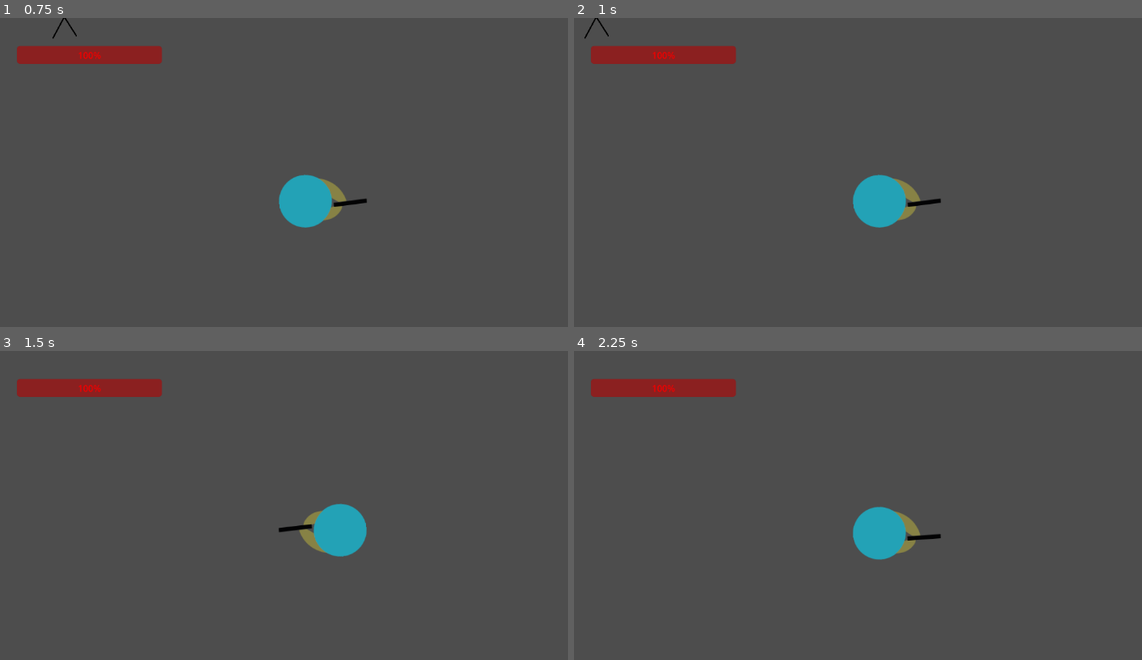
Above: before the commit, frames 1-4 (two rows, left to right).
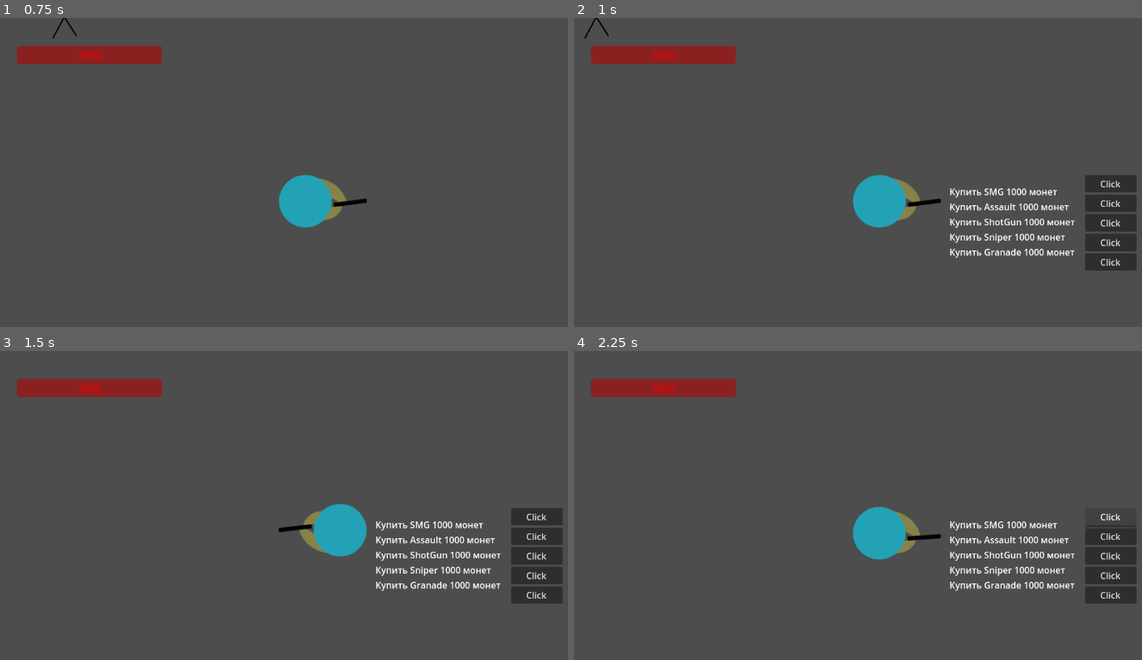
Above: after the commit, the same moments.

Repository: DanikShch/Game
Game: Godot game, scene res://Level/level.tscn
The game is run twice, just before and just after one commit, with the same random seed, the same clock (stepped at 60 frames per second) and the same inputs. The engine's default icon, where the game draws it, is replaced by a stand-in: a white triangle on a blue panel in a dark square.
Inputs (mouse positions are in pixels of both pictures, inside the frame that each line leads up to):
- Up to frame 1 (0.75 s): tap Enter at 0.5 s; move the mouse to (465, 181) at 0.52 s; press the mouse at (465, 181) at 0.53 s; hold D (right) from 0.53 s (still down)
- Up to frame 2 (1 s): keep holding D (right); tap Tab (Shop, bound only after the commit) at 0.77, 0.8 s
- Up to frame 3 (1.5 s): tap Tab (Shop, bound only after the commit) at 1.07, 1.35 s; move the mouse to (193, 548) at 1.27 s; release D (right) at 1.28 s; release the mouse at (193, 548) at 1.28 s; hold S (down) from 1.28 s (still down)
- Up to frame 4 (2.25 s): tap Tab (Shop, bound only after the commit) at 1.52, 1.82 s; click (767, 548) at 1.55 s; release S (down) at 2 s; click (1113, 517) at 2 s, where only the run after the commit has a clickable "Click"

Frame 1 is identical in both runs. In frame 2, 3.6% of the frame differs, in the area x 66-100%, y 50-82%; in frame 3, 3.6%; in frame 4, 3.2%.

Commit message:
Добавлен магазин для покупок (Tab)

Diff:
--- a/Gun/gun.gd
+++ b/Gun/gun.gd
@@ -19,7 +19,7 @@
 	guns["Shotgun"] = $Shotgun
 	guns["Sniper"] = $SniperRifle
 	guns["Grenade"] = $GrenadeLauncher
-	current_gun = "Sniper"
+	current_gun = "Pistol"
 	select_gun(current_gun)
 # Called every frame. 'delta' is the elapsed time since the previous frame.
 
--- a/Gun/hub_gun.gd
+++ b/Gun/hub_gun.gd
@@ -22,7 +22,7 @@
 		body = $Attack_area.get_overlapping_bodies()
 		for enemy in body:
 			if enemy.is_in_group("Enemy"):
-				print(enemy)
+			#	print(enemy)
 				var pos = enemy.get_global_position()
 				var angle = rad_to_deg(atan2(pos.y - global_position.y, pos.x - global_position.x))
 				$".".rotation_degrees = angle
--- a/Level/level.gd
+++ b/Level/level.gd
@@ -7,6 +7,7 @@
 var spawn_positions = []
 var spawn_delay = 5
 var ready_to_spawn = true
+var shop = false
 
 
 func _ready():
@@ -16,11 +17,16 @@
 	spawn_positions.append($SpawnPoint4.global_position)
 	#print_debug_values()
 	$hub/hub_gun.set_text($CanvasLayer/TextEdit)
+	$Shop.set_player($Player)
 
 
 func _process(delta):
 	if ready_to_spawn:
 		spawn()
+	if Input.is_action_just_released("Shop"):
+		print("Shop")
+		shop = !shop
+		$CanvasLayer/Shop_ui.visible = shop
 
 
 func spawn():
--- a/Level/level.tscn
+++ b/Level/level.tscn
@@ -1,8 +1,9 @@
-[gd_scene load_steps=7 format=3 uid="uid://cdr6m0mvlkowd"]
+[gd_scene load_steps=8 format=3 uid="uid://cdr6m0mvlkowd"]
 
 [ext_resource type="Script" path="res://Level/level.gd" id="1_211jd"]
 [ext_resource type="PackedScene" uid="uid://c74bp6ifb7uah" path="res://Player/player.tscn" id="1_j2dax"]
 [ext_resource type="PackedScene" uid="uid://50inqa1tguly" path="res://Level/hub.tscn" id="5_l75ey"]
+[ext_resource type="Script" path="res://shop/shop.gd" id="5_sgqod"]
 [ext_resource type="PackedScene" uid="uid://d35rjiq367h7c" path="res://UI/UI.tscn" id="5_t08mf"]
 
 [sub_resource type="Theme" id="Theme_podj0"]
@@ -37,17 +38,102 @@
 theme = SubResource("Theme_podj0")
 text = "Нажми \"E\" чтобы вкл/выкл"
 
+[node name="Shop_ui" type="Node2D" parent="CanvasLayer"]
+visible = false
+
+[node name="VBoxContainer" type="VBoxContainer" parent="CanvasLayer/Shop_ui"]
+offset_left = 912.0
+offset_top = 154.0
+offset_right = 1004.0
+offset_bottom = 580.0
+alignment = 1
+
+[node name="MenuButton" type="MenuButton" parent="CanvasLayer/Shop_ui/VBoxContainer"]
+layout_mode = 2
+toggle_mode = false
+keep_pressed_outside = true
+text = "Click"
+flat = false
+
+[node name="MenuButton2" type="MenuButton" parent="CanvasLayer/Shop_ui/VBoxContainer"]
+layout_mode = 2
+toggle_mode = false
+keep_pressed_outside = true
+text = "Click"
+flat = false
+
+[node name="MenuButton3" type="MenuButton" parent="CanvasLayer/Shop_ui/VBoxContainer"]
+layout_mode = 2
+toggle_mode = false
+keep_pressed_outside = true
+text = "Click"
+flat = false
+
+[node name="MenuButton4" type="MenuButton" parent="CanvasLayer/Shop_ui/VBoxContainer"]
+layout_mode = 2
+toggle_mode = false
+keep_pressed_outside = true
+text = "Click"
+flat = false
+
+[node name="MenuButton5" type="MenuButton" parent="CanvasLayer/Shop_ui/VBoxContainer"]
+layout_mode = 2
+toggle_mode = false
+keep_pressed_outside = true
+text = "Click"
+flat = false
+
+[node name="VBoxContainer2" type="VBoxContainer" parent="CanvasLayer/Shop_ui"]
+offset_left = 670.0
+offset_top = 299.0
+offset_right = 894.0
+offset_bottom = 519.0
+
+[node name="Label" type="Label" parent="CanvasLayer/Shop_ui/VBoxContainer2"]
+layout_mode = 2
+text = "Купить SMG 1000 монет"
+
+[node name="Label2" type="Label" parent="CanvasLayer/Shop_ui/VBoxContainer2"]
+layout_mode = 2
+text = "Купить Assault 1000 монет"
+
+[node name="Label3" type="Label" parent="CanvasLayer/Shop_ui/VBoxContainer2"]
+layout_mode = 2
+text = "Купить ShotGun 1000 монет"
+
+[node name="Label4" type="Label" parent="CanvasLayer/Shop_ui/VBoxContainer2"]
+layout_mode = 2
+text = "Купить Sniper 1000 монет"
+
+[node name="Label5" type="Label" parent="CanvasLayer/Shop_ui/VBoxContainer2"]
+layout_mode = 2
+text = "Купить Granade 1000 монет"
+
 [node name="SpawnPoint" type="Node2D" parent="."]
+visible = false
 position = Vector2(1151, -805)
 
 [node name="SpawnPoint2" type="Node2D" parent="."]
+visible = false
 position = Vector2(136, 324)
 
 [node name="SpawnPoint3" type="Node2D" parent="."]
+visible = false
 position = Vector2(1144, 1235)
 
 [node name="SpawnPoint4" type="Node2D" parent="."]
+visible = false
 position = Vector2(2303, 0)
 
 [node name="NavigationRegion2D" type="NavigationRegion2D" parent="."]
 navigation_polygon = SubResource("NavigationPolygon_4mgbx")
+
+[node name="Shop" type="Node2D" parent="."]
+visible = false
+script = ExtResource("5_sgqod")
+
+[connection signal="pressed" from="CanvasLayer/Shop_ui/VBoxContainer/MenuButton" to="Shop" method="_on_menu_button_pressed"]
+[connection signal="pressed" from="CanvasLayer/Shop_ui/VBoxContainer/MenuButton2" to="Shop" method="_on_menu_button_2_pressed"]
+[connection signal="pressed" from="CanvasLayer/Shop_ui/VBoxContainer/MenuButton3" to="Shop" method="_on_menu_button_3_pressed"]
+[connection signal="pressed" from="CanvasLayer/Shop_ui/VBoxContainer/MenuButton4" to="Shop" method="_on_menu_button_4_pressed"]
+[connection signal="pressed" from="CanvasLayer/Shop_ui/VBoxContainer/MenuButton5" to="Shop" method="_on_menu_button_5_pressed"]
--- a/Player/player.gd
+++ b/Player/player.gd
@@ -1,14 +1,23 @@
 extends CharacterBody2D
 
 const SPEED = 300.0
-var guns_type = ["Pistol","SMG","Assault","Shotgun","Sniper","Grenade"]
+var guns_type = ["Pistol"]
 var guns_num = 0
 var health = 20.0
 var max_health = 20.0
+var money = 5000
 
 func _ready():
 	$".".add_to_group("Player")
 
+
+
+func add_new_gun(gun):
+	for string in guns_type:
+		if string == gun:
+			return 0
+	guns_type.append(gun)
+	return 1
 
 func get_health():
 	return health
--- a/project.godot
+++ b/project.godot
@@ -65,6 +65,11 @@
 "events": [Object(InputEventKey,"resource_local_to_scene":false,"resource_name":"","device":-1,"window_id":0,"alt_pressed":false,"shift_pressed":false,"ctrl_pressed":false,"meta_pressed":false,"pressed":false,"keycode":0,"physical_keycode":69,"key_label":0,"unicode":101,"echo":false,"script":null)
 ]
 }
+Shop={
+"deadzone": 0.5,
+"events": [Object(InputEventKey,"resource_local_to_scene":false,"resource_name":"","device":0,"window_id":0,"alt_pressed":false,"shift_pressed":false,"ctrl_pressed":false,"meta_pressed":false,"pressed":false,"keycode":0,"physical_keycode":4194306,"key_label":0,"unicode":0,"echo":false,"script":null)
+]
+}
 
 [layer_names]
 
--- /dev/null
+++ b/shop/shop.gd
@@ -0,0 +1,45 @@
+extends Node2D
+
+
+var player
+var guns_type = ["SMG","Assault","Shotgun","Sniper","Grenade"]
+var costs = [1000,1000,1000,1000,1000]
+
+func _ready():
+	pass # Replace with function body.
+
+
+func set_player(player_obj):
+	player = player_obj
+
+
+func _process(delta):
+	pass
+
+
+func _on_menu_button_pressed():
+	buy_gun(0)
+
+
+func _on_menu_button_2_pressed():
+	buy_gun(1)
+
+
+func _on_menu_button_3_pressed():
+	buy_gun(2)
+
+
+func _on_menu_button_4_pressed():
+	buy_gun(3)
+
+
+func _on_menu_button_5_pressed():
+	buy_gun(4)
+
+
+func buy_gun(index):
+	if player.money >= costs[index]:
+		if player.add_new_gun(guns_type[index]):
+			player.money = player.money - costs[index]
+			print("Money: ", player.money)
+			print(player.guns_type)
